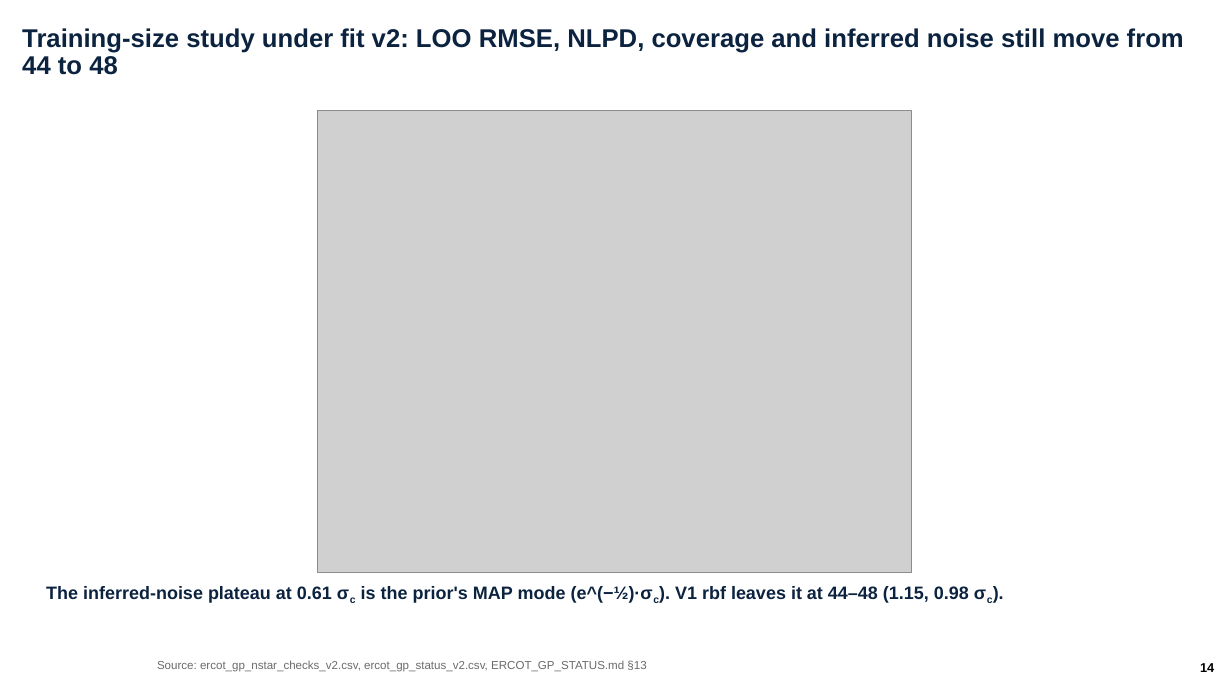
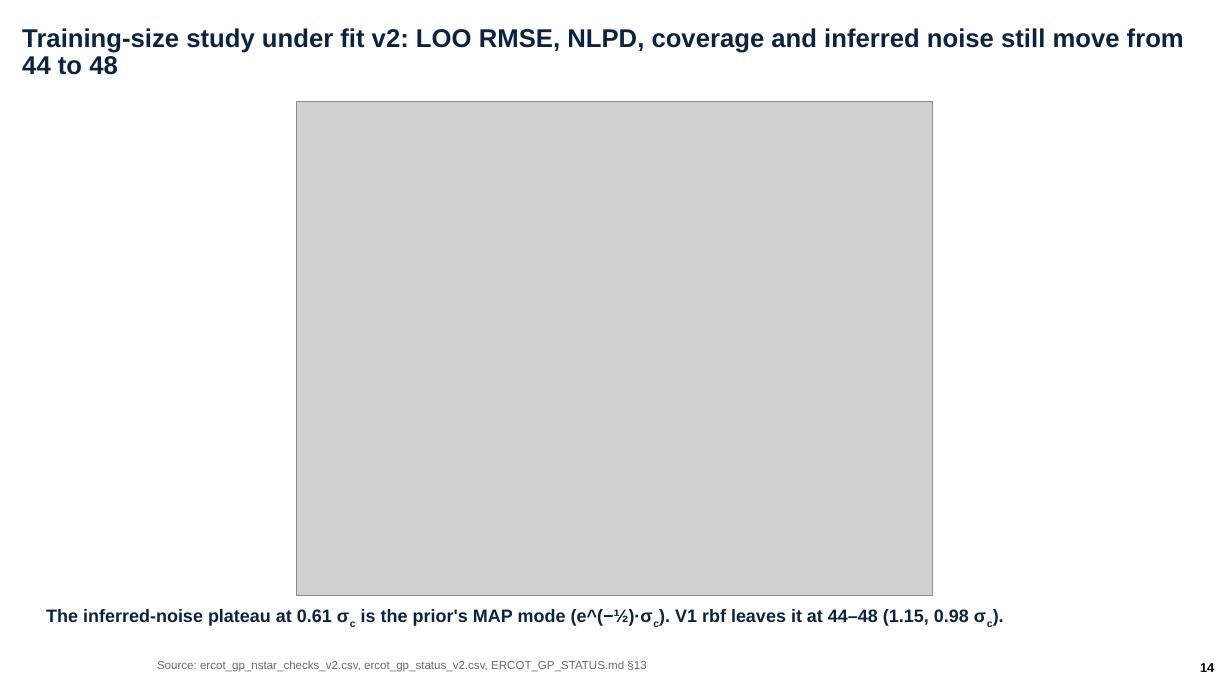
Before and after one commit to ylu283/RTS-GMLC, a slide deck: slide 14 of trial_0826/ercot/analysis/pi_overnight_1124/ercot_overnight.pptx. Drawn at 1232x693 pixels with LibreOffice and Linux fonts; fonts in the diff are those of the drawing; grey boxes stand for pictures; background and template pictures are left out. Boxes give left, top, right and bottom in pixels: in the first picture for what was removed or moved away, otherwise in the second. Text is boxed around its words. In the diff, an @@ line names an element or a change of style, - is before the commit and + after.

```diff
--- a/trial_0826/ercot/analysis/pi_overnight_1124/ercot_overnight.pptx
+++ b/trial_0826/ercot/analysis/pi_overnight_1124/ercot_overnight.pptx
@@ picture: place and size @@
-picture at [318, 111, 912, 573]
+picture at [297, 102, 933, 596]
@@ text "The inferred-noise plateau at 0.61 ...": place and size @@
-text "The inferred-noise plateau at 0.61 ..." at [46, 586, 969, 603]
+text "The inferred-noise plateau at 0.61 ..." at [46, 609, 969, 626]
```
Also in this commit, not shown: 10 other slides changed, 3 other files.
